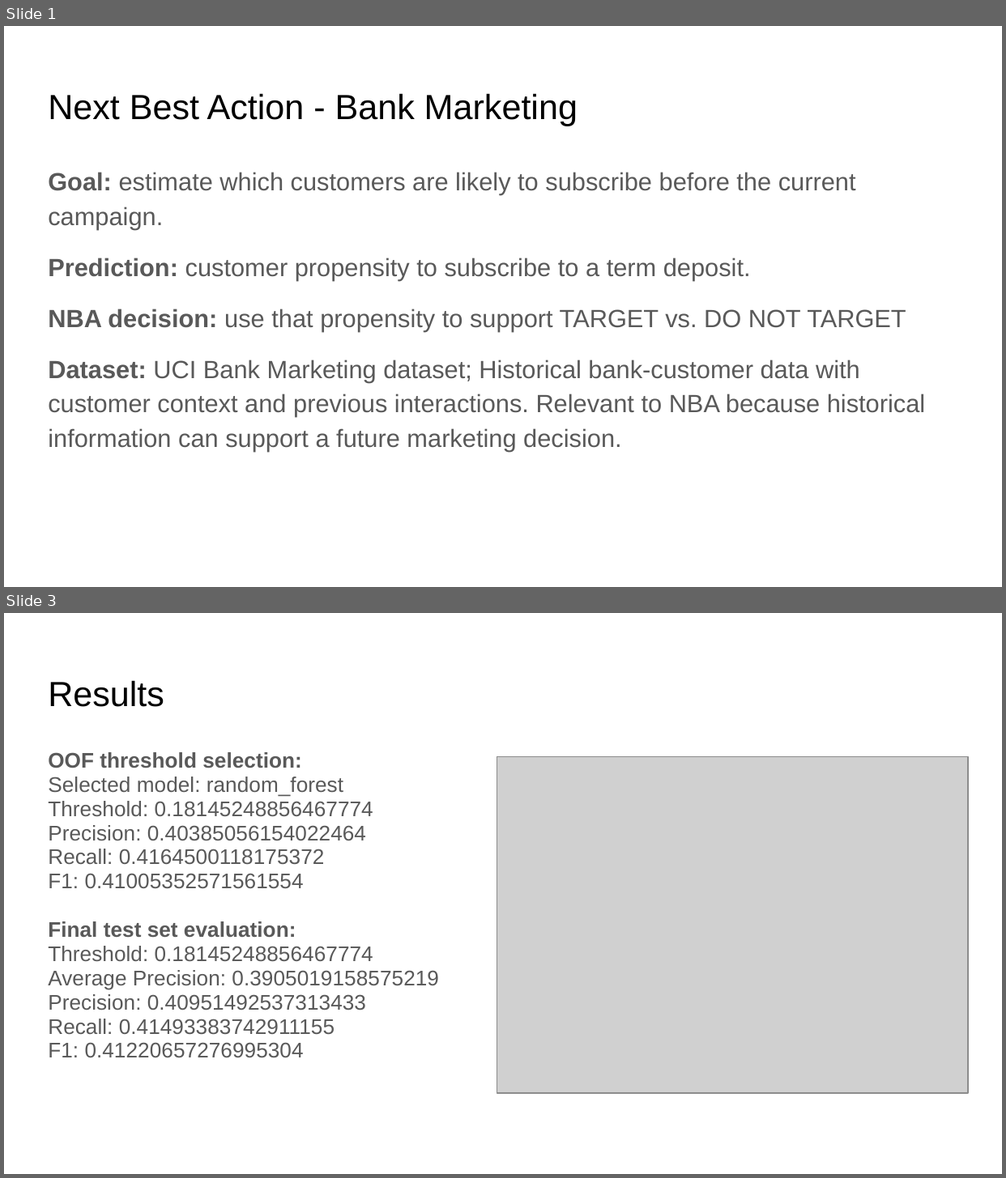
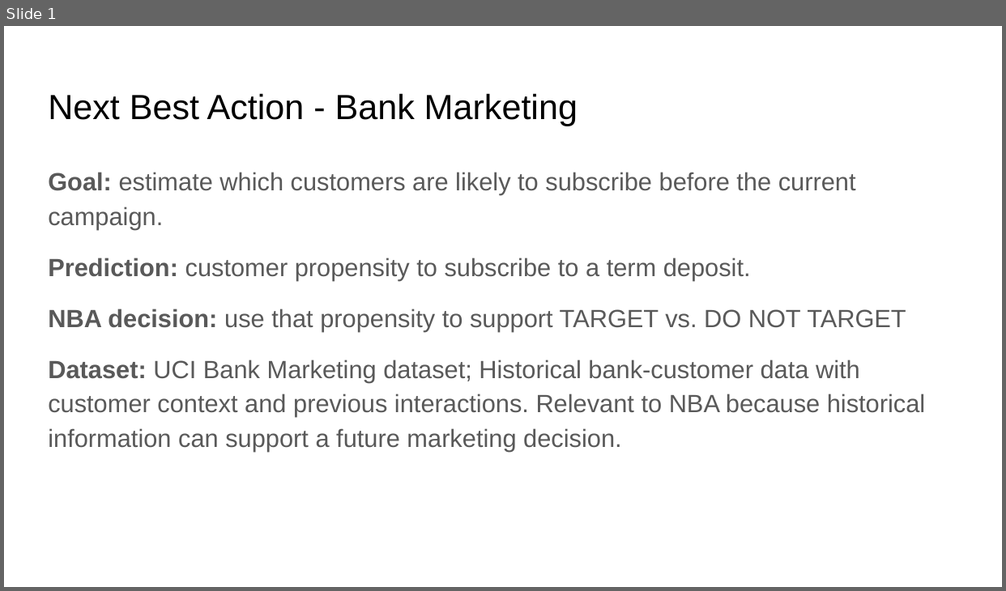
Before and after one commit to skillsharer/nba-practice, a slide deck: nba_bank_marketing.pptx. Shown one above the other, each under a label of ours: slides 1 and 3 before the commit, slide 1 after it; the slides between them are not shown. The pictures are 1006x1178 and 1006x591 pixels, drawn with LibreOffice and Linux fonts; fonts in the diff are those of the drawing; grey boxes stand for pictures. Boxes give left, top, right and bottom in pixels: in the first picture for what was removed or moved away, otherwise in the second. Text is boxed around its words. In the diff, an @@ line names an element or a change of style, - is before the commit and + after.

```diff
--- a/nba_bank_marketing.pptx
+++ b/nba_bank_marketing.pptx
@@ slide 3 removed at (4,613,1002,1174), background #FFFFFF @@
@@ title removed at (48,680,164,707) @@
-Results
@@ text removed at (48,752,439,1058) @@
-OOF threshold selection:
-Selected model: random_forest
-Threshold: 0.18145248856467774
-Precision: 0.40385056154022464
-Recall: 0.4164500118175372
-F1: 0.41005352571561554
-Final test set evaluation:
-Threshold: 0.18145248856467774
-Average Precision: 0.3905019158575219
-Precision: 0.40951492537313433
-Recall: 0.41493383742911155
-F1: 0.41220657276995304
@@ picture removed at (497,756,968,1093) @@
```
Also in this commit, not shown: 1 slide changed, 1 other file.
